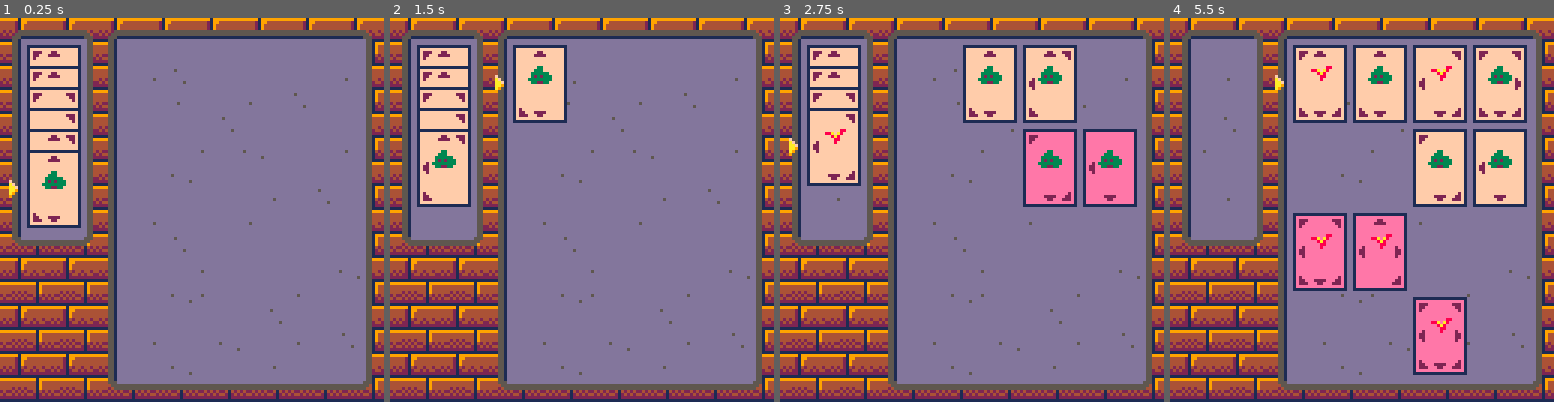
Above: before the commit, frames 1-4 (left to right).
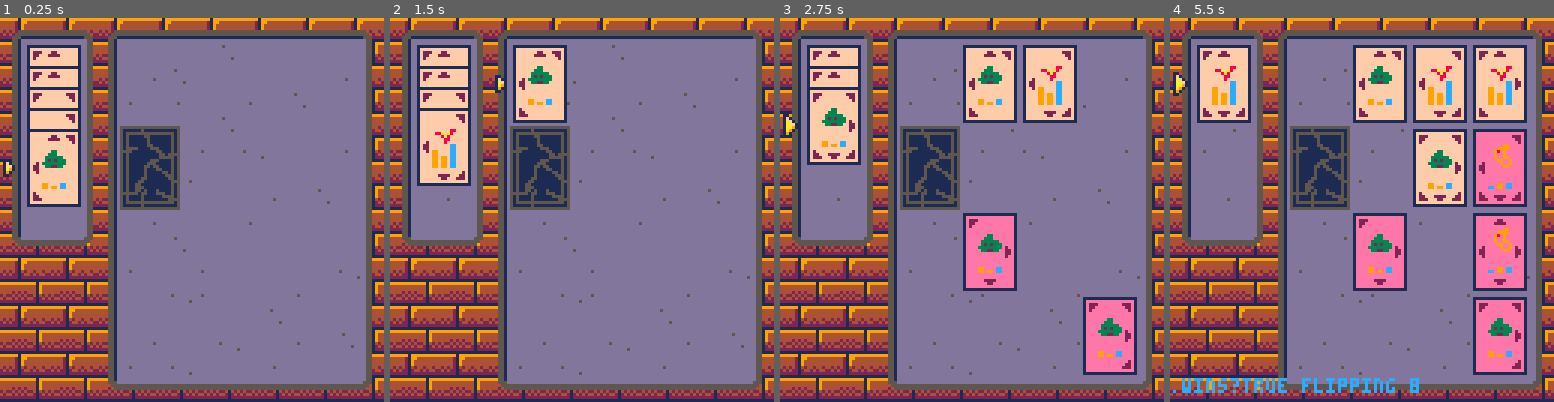
Above: after the commit, the same moments.

Repository: mccxiv/micro-tetra
Game: PICO-8 cartridge tetra.p8
Same seed, same stepped clock (60 frames per second), same inputs: the game is played once before the commit and once after it.
Inputs:
- Up to frame 1 (0.25 s): no input
- Up to frame 2 (1.5 s): tap O (Z key) at 0.7 s
- Up to frame 3 (2.75 s): hold Right 1.6-2.1 s; tap O (Z key) at 1.7, 2.1, 2.5 s; hold Up 2.15-2.42 s; hold Right from 2.47 s (still down)
- Up to frame 4 (5.5 s): tap O (Z key) every 0.4 s from 2.9 to 5.3 s; release Right at 3.03 s; hold Left 3.08-3.58 s; hold Down 3.63-3.97 s; hold Right 4.02-4.68 s; hold Up 4.73-5.03 s; hold Left from 5.08 s (still down)

The runs differ from the first frame. In frame 1, 5.0% of the frame differs, in the area x 0-61%, y 7-92%; in frame 2, 5.2%; in frame 3, 17%; in frame 4, 26%, in the area x 0-93%, y 7-98%.

Commit message:
Make the core match work

Diff:
--- a/tetra.p8
+++ b/tetra.p8
@@ -1,7 +1,7 @@
 pico-8 cartridge // http://www.pico-8.com
 version 32
 __lua__
-// game
+-- game
 
 states = {
 	"setup",
@@ -9,26 +9,33 @@
 	"placement",
 	"enemy",
 	"resolve",
+	"match_end",
 	"victory",
 	"defeat"
 }
 
 function _init ()
+
+	-- state stuff
 	dbg = "" // debugging var
-	sel_deck = 6
+	sel_deck = 5
 	sel_board = 1
 	last_placed_index = nil
 	last_team_turn = rnd({1,2})
+	last_winner = nil
 	state	= "resolve"
+ //state= "match_end"
+	board = {} // 1-16 index
+
+	add_random_blocks()
+
  deck = {
 		generate_card(),
 		generate_card(),
 		generate_card(),
 		generate_card(),
-		generate_card(),
-		generate_card(),
+		generate_card()
 	}
-	board = {} // 1-16 index
 end
 
 function _draw ()
@@ -45,11 +52,110 @@
 		run_resolve_state()
 	elseif state == "enemy" then
 		run_enemy_state()
+	elseif state == "match_end" then
+		run_match_end_state()
 	end
 	print(dbg, 0, 120)
 end
 -->8
-// draw
+-- state logic
+
+function run_selection_state()
+	if is_empty(deck) then
+		state = "match_end"
+		return
+	end
+	last_team_turn = 1
+	if btnp(⬆️) then
+		sel_prev_deck()
+	elseif btnp(⬇️) then
+		sel_next_deck()
+	end
+
+	if btnp(🅾️) then
+		state = "placement"
+	end
+
+	draw_deck_selector()
+	draw_card(
+		deck[sel_deck],
+		loc_deck[sel_deck][1],
+		loc_deck[sel_deck][2]
+	)
+end
+
+function run_placement_state()
+	if btnp(➡️) then
+		sel_board_add(1)
+	elseif btnp(⬅️) then
+		sel_board_add(-1)
+	elseif btnp(⬆️) then
+		sel_board_add(-4)
+	elseif btnp(⬇️) then
+		sel_board_add(4)
+	end
+
+	draw_board_selector()
+	draw_board_sel_card()
+
+	if btnp(🅾️) then
+		local exists = board[sel_board]
+		if not exists then
+			last_placed_index = sel_board
+			board[sel_board] = deck[sel_deck]
+			deck[sel_deck] = nil
+			sel_prev_deck()
+			state = "resolve"
+		end
+	end
+end
+
+function run_resolve_state ()
+	local i = last_placed_index
+	if i ~= nil then
+		resolve(i, true, true)
+	end
+	if last_team_turn == 2 then
+		state = "selection"
+	else
+		state = "enemy"
+	end
+end
+
+function run_enemy_state ()
+	last_team_turn = 2
+	local c = generate_ai_card()
+	local empty = empty_slots()
+	local i = rnd(empty)
+	board[i] = generate_ai_card()
+	last_placed_index = i
+	state = "resolve"
+end
+
+function run_match_end_state ()
+	if last_winner == nil then
+		local me = get_team_count(1)
+		local ai = get_team_count(2)
+
+		if me > ai then
+			last_winner = 1
+		else
+			last_winner = 2
+		end
+	end
+
+	draw_end_match_bg()
+
+	if last_winner == 1 then
+		spr(224, 45, 55, 5, 2)
+	elseif last_winner == 2 then
+		spr(192, 45, 55, 5, 2)
+	end
+end
+
+
+-->8
+-- draw methods
 
 // card rendering sprites
 c_tl=0 // card top left
@@ -74,6 +180,9 @@
 a_b = 57
 a_br = 58
 
+// block sprite
+block_spr = 11
+
 loc_deck = {
 	{6, 6},
 	{6, 13},
@@ -129,7 +238,12 @@
 
 function draw_board ()
 	for i=1,16 do
-		if board[i] ~= nil then
+		if board[i] == "block" then
+			draw_block(
+				loc_board[i][1],
+				loc_board[i][2]
+			)
+		elseif board[i] ~= nil then
 			draw_card(
 				board[i],
 				loc_board[i][1],
@@ -145,8 +259,9 @@
 	end
 	draw_card_base(x, y)
 	pal()
-	draw_arrows(x, y, card)
+	draw_c_arrows(x, y, card)
 	draw_c_sprite(x, y, card)
+	draw_c_stats(x, y, card)
 end
 
 function draw_card_base (x, y)
@@ -166,7 +281,7 @@
 	pal()
 end
 
-function draw_arrows(x, y, card)
+function draw_c_arrows(x,y,card)
 	if card.arrows[1]>0 then
 		spr(a_tl, x, y)
 	end
@@ -197,41 +312,382 @@
 
 function draw_c_sprite(x, y, card)
 	spr(card.sprite, x+8, y+8)
+end
+
+function draw_c_stats(x,y,card)
+	// attack color 9
+	// magic color  12
+	local s = card.stats
+	x = x+8
+	y = y+16
+
+	if s[1] > s[2] then
+		draw_stat(9, 1, s[1], x, y)
+	else
+		draw_stat(12, 1, s[2], x, y)
+	end
+
+	draw_stat(9, 2, s[3], x, y)
+	draw_stat(12, 3, s[4], x, y)
+end
+
+function draw_stat(
+	color_num,
+	column,
+	quantity,
+	tilex,
+	tiley
+)
+	local x = tilex+(3*(column-1))
+
+	if quantity == 0 then
+		local y = tiley+6
+		pset(x  ,y,color_num)
+		pset(x+1,y,color_num)
+		return
+	end
+
+	for i=1,quantity do
+		local y = (tiley+7)-(2*i)
+		pset(x  ,y  ,color_num)
+		pset(x+1,y+1,color_num)
+		pset(x+1,y  ,color_num)
+		pset(x  ,y+1,color_num)
+	end
+end
+
+function draw_block (x, y)
+	spr(11, x, y, 3, 4)
 end
 
 function draw_deck_selector ()
 	local loc = loc_deck[sel_deck]
 	local x =	loc[1]
 	local y = loc[2]
-	spr(48, x-8, y+12)
+	draw_selector(x-8, y+12)
 end
 
 function draw_board_selector ()
 	local loc = loc_board[sel_board]
 	local x =	loc[1]
 	local y = loc[2]
-	spr(48, x-8, y+12)
+
+	local existing = board[sel_board]
+	local off_x = 0
+	local off_y = 0
+
+	if existing then
+		off_x = 4
+		off_y = 4
+	end
+
+	draw_selector(
+		x - 6 + off_x,
+	 y + 12 + off_y
+	)
+end
+
+sel_board_spr = 48
+curr_sel_b_s = sel_board_spr
+sel_board_anim_t = 0
+
+function draw_selector (x, y)
+	local t = sel_board_anim_t
+	local diff = time() - t
+
+	if diff > 0.15 then
+		curr_sel_b_s += 1
+		sel_board_anim_t = time()
+		local last = sel_board_spr+1
+		if curr_sel_b_s > last then
+			curr_sel_b_s = sel_board_spr
+		end
+	end
+
+	spr(curr_sel_b_s, x, y)
 end
 
 function draw_board_sel_card ()
 	local i = sel_board
+	local existing = board[i]
+
+	local off_x = 0
+	local off_y = 0
+
+	if existing then
+		off_x = 4
+		off_y = 4
+	end
+
 	draw_card(
 		deck[sel_deck],
-		loc_board[i][1],
-		loc_board[i][2]
+		loc_board[i][1] + off_x,
+		loc_board[i][2] + off_y
 	)
 end
 
-
+function draw_end_match_bg ()
+	pal(13, 0)
+	map(16, 7, 0, 42, 16, 5)
+	pal()
+end
 -->8
-// cards
+-- helpers
+
+function rndi (i)
+	return flr(rnd(i))+1
+end
+
+function rn1 ()
+	return flr(rnd(2))
+end
+
+-- return random # from a to b
+function rand(a,b)
+  if (a>b) a,b=b,a
+  return a+flr(rnd(b-a+1))
+end--rand(..)
+
+function is_placing(deck_index)
+	return (
+		sel_deck == deck_index
+		and state == "placement"
+	)
+end
+
+function sel_board_add (int)
+	local new = sel_board + int
+	if new >= 1 and new <= 16 then
+		sel_board = new
+	end
+end
+
+function sel_prev_deck ()
+	if is_empty(deck) then
+		return
+	end
+ repeat
+	 sel_deck = sel_deck - 1
+		if sel_deck < 1 then
+			sel_next_deck()
+		end
+	until (deck[sel_deck] ~= nil)
+end
+
+function sel_next_deck ()
+ if is_empty(deck) then
+		return
+	end
+ repeat
+	 sel_deck = sel_deck + 1
+		if sel_deck > 6 then
+			sel_prev_deck()
+		end
+	until (deck[sel_deck] ~= nil)
+end
+
+function board_i_to_pos (index)
+	local i = index-1
+	local y = flr(i / 4)
+	local x = i % 4
+	return {x, y}
+end
+
+function board_pos_to_i (x, y)
+	local i = y * 4 + x
+	return i + 1
+end
+
+function get_adjacent (i)
+	local pos = board_i_to_pos(i)
+	local x = pos[1]
+	local y = pos[2]
+	local coords = {
+		{x-1, y-1},
+		{x  , y-1},
+		{x+1, y-1},
+		{x-1, y  },
+		{x+1, y  },
+		{x-1, y+1},
+		{x  , y+1},
+		{x+1, y+1},
+	}
+	local cards_i = {}
+
+	for c in all(coords) do
+		local x = c[1]
+		local y = c[2]
+		local i = board_pos_to_i(x,y)
+		if board[i] ~= nil then
+			add(cards_i, i)
+		end
+	end
+
+	return cards_i
+end
+
+function tostring(any)
+  if (type(any)~="table") return tostr(any)
+  local str = "{"
+  for k,v in pairs(any) do
+    if (str~="{") str=str..","
+    str=str..tostring(k).."="..tostring(v)
+  end
+  return str.."}"
+end
+
+function debug (any)
+	print(tostring(any))
+end
+
+function points_to (card_i, tar_i)
+	if areblk(card_i, tar_i) then
+		return false
+	end
+	local c = board[card_i]
+	local cpos = board_i_to_pos(card_i)
+	local cx = cpos[1]
+	local cy = cpos[2]
+	local t = board[tar_i]
+	local tpos = board_i_to_pos(tar_i)
+	local tx = tpos[1]
+	local ty = tpos[2]
+	local arr_map = {
+		{-1,-1},
+		{0 ,-1},
+		{1 ,-1},
+		{-1, 0},
+		{1 , 0},
+		{-1, 1},
+		{0 , 1},
+		{1 , 1},
+	}
+
+	for k,v in pairs(c.arrows) do
+		if v == 1 then
+			local rel_pos = arr_map[k]
+			local x_rel = rel_pos[1]
+			local y_rel = rel_pos[2]
+			local x = cx + x_rel
+			local y = cy + y_rel
+			if x == tx and y == ty then
+				return true
+			end
+		end
+	end
+	return false
+end
+
+function resolve (i, can_battle, can_combo)
+	local card = board[i]
+	local adj = get_adjacent(i)
+
+	for k,tar_i in pairs(adj) do
+		local c1 = card
+		local c2 = board[tar_i]
+
+		if same_team(i, tar_i) then
+			return
+		end
+
+		if points_to(i, tar_i) then
+			if points_to(tar_i, i) then
+				if can_battle then
+					if battle(c1, c2) then
+						flip_card(tar_i)
+						resolve(tar_i, false, true)
+					else
+						flip_card(i)
+						resolve(i, false, true)
+					end
+				end
+			else
+				flip_card(tar_i)
+				if can_combo then
+					resolve(tar_i, false, false)
+				end
+			end
+		end
+	end
+end
+
+function same_team (i, tar_i)
+	local c_1 = board[i]
+	local c_2 = board[tar_i]
+	if isblk(i) or isblk(tar_i) then
+		return nil
+	end
+	return c_1.team == c_2.team
+end
+
+function flip_card (i)
+	dbg = dbg.." flipping "..i
+	local team = board[i].team
+	if team == 1 then
+		board[i].team = 2
+	else
+		board[i].team = 1
+	end
+end
+
+function empty_slots ()
+	local empty = {}
+	for i=1,16 do
+		if board[i] == nil then
+			add(empty, i)
+		end
+	end
+	return empty
+end
+
+function is_empty (tbl)
+	return next(tbl) == nil
+end
+
+function get_team_count(team)
+	local qty = 0
+	for i=1,#board do
+		if not isblk(i) then
+			if board[i] ~= nil then
+				if board[i].team == team then
+					qty += 1
+				end
+			end
+		end
+	end
+	return qty
+end
+
+function add_random_blocks ()
+	local qty =	rand(0,6)
+
+	for i=0,qty do
+		// this is flawed because
+		// sometimes we override
+		// but solving this makes it
+		// overly complex so who cares
+		local slot = rand(1, 16)
+		board[slot] = "block"
+
+	end
+end
+
+function isblk (index)
+	return board[index] == "block"
+end
+
+function areblk (i1, i2)
+	return isblk(i1) or isblk(i2)
+end
+-->8
+-- cards
 
 // cards definitions
 c = {}
 
-// sprite id, a, ma, d, md
-c[1] = {64, 0, 2, 1, 1}
-c[2] = {65, 1, 0, 1, 1}
+// spr  id, a, ma,d, md
+c[1] = {64, -1, 0, 1, 1}
+c[2] = {65, 1, 0, 0, 1}
 c[3] = {66, 3, 0, 2, 4}
 
 // example instanced card
@@ -244,7 +700,7 @@
 }
 
 function generate_card ()
-	local id = rndi(3)
+	local id = rndi(#c)
 	return {
 		team = 1, // 2 is ai
 		kind = id,
@@ -274,266 +730,95 @@
 	return card
 end
 -->8
-// helpers
-
-function rndi (i)
-	return flr(rnd(i))+1
-end
-
-function rn1 ()
-	return flr(rnd(2))
-end
-
-function is_placing(deck_index)
-	return (
-		sel_deck == deck_index
-		and state == "placement"
-	)
-end
-
-function sel_board_add (int)
-	local new = sel_board + int
-	if new >= 1 and new <= 16 then
-		sel_board = new
-	end
-end
-
-function sel_prev_deck ()
- repeat
-	 sel_deck = sel_deck - 1
-		if sel_deck < 1 then
-			sel_next_deck()
-		end
-	until (deck[sel_deck] ~= nil)
-end
-
-function sel_next_deck ()
- repeat
-	 sel_deck = sel_deck + 1
-		if sel_deck > 6 then
-			sel_prev_deck()
-		end
-	until (deck[sel_deck] ~= nil)
-end
-
-function board_i_to_pos (index)
-	local i = index-1
-	local y = flr(i / 4)
-	local x = i % 4
-	return {x, y}
-end
-
-function board_pos_to_i (x, y)
-	local i = y * 4 + x
-	return i + 1
-end
-
-function get_adjacent (i)
-	local pos = board_i_to_pos(i)
-	local x = pos[1]
-	local y = pos[2]
-	local coords = {
-		{x-1, y-1},
-		{x  , y-1},
-		{x+1, y-1},
-		{x-1, y  },
-		{x+1, y  },
-		{x-1, y+1},
-		{x  , y+1},
-		{x+1, y+1},
-	}
-	local cards_i = {}
-
-	for c in all(coords) do
-		local x = c[1]
-		local y = c[2]
-		local i = board_pos_to_i(x,y)
-		if board[i] ~= nil then
-			add(cards_i, i)
-		end
-	end
-
-	return cards_i
-end
-
-function tostring(any)
-  if (type(any)~="table") return tostr(any)
-  local str = "{"
-  for k,v in pairs(any) do
-    if (str~="{") str=str..","
-    str=str..tostring(k).."="..tostring(v)
-  end
-  return str.."}"
-end
-
-function debug (any)
-	print(tostring(any))
-end
-
-function points_to (card_i, tar_i)
-	local c = board[card_i]
-	local cpos = board_i_to_pos(card_i)
-	local cx = cpos[1]
-	local cy = cpos[2]
-	local t = board[tar_i]
-	local tpos = board_i_to_pos(tar_i)
-	local tx = tpos[1]
-	local ty = tpos[2]
-	local arr_map = {
-		{-1,-1},
-		{0 ,-1},
-		{1 ,-1},
-		{-1, 0},
-		{1 , 0},
-		{-1, 1},
-		{0 , 1},
-		{1 , 1},
-	}
-
-	for k,v in pairs(c.arrows) do
-		if v == 1 then
-			local rel_pos = arr_map[k]
-			local x_rel = rel_pos[1]
-			local y_rel = rel_pos[2]
-			local x = cx + x_rel
-			local y = cy + y_rel
-			if x == tx and y == ty then
-				return true
-			end
-		end
-	end
-	return false
-end
-
-function resolve (i, battle, combo)
-	local card = board[i]
-	local adj = get_adjacent(i)
-
-	for k,tar_i in pairs(adj) do
-		print("adj card "..tar_i)
-
-		local fights_back = (
-			points_to(tar_i, i)
-			and battle
-		)
-
-		if points_to(i, tar_i) then
-			if same_team(i, tar_i) then
-				return
-			end
-
-			if fights_back then
-				dbg = "battle"
-				local win = true
-				if win then
-					flip_card(tar_i)
-					resolve(tar_i, false, true)
-				else
-					flip_card(i)
-					resolve(i, false, true)
-				end
-			else
-				flip_card(tar_i)
-				if combo then
-					resolve(tar_i, false, false)
-				end
-			end
-		end
-		print("nothing")
-	end
-end
-
-function same_team (i, tar_i)
-	local c_1 = board[i]
-	local c_2 = board[tar_i]
-	return c_1.team == c_2.team
-end
-
-function flip_card (i)
-	local team = board[i].team
-	if team == 1 then
-		board[i].team = 2
+-- battle logic
+
+// returns true if c1 wins
+function battle (c1, c2)
+
+	// phase 1
+	local a1 = c1.stats[1]
+	local a2 = c1.stats[2]
+	local str = get_higher(a1,a2)
+	local att = get_rnd_pow(str)
+	local d = nil
+	if a1 > a2 then
+		d = c2.stats[3]
 	else
-		board[i].team = 1
-	end
-end
-
-function gg ()
-	local empty = {}
-	for i=1,16 do
-		if board[i] == nil then
-			add(empty, i)
-		end
-	end
-	return empty
-end
--->8
-// state logic
-
-function run_selection_state()
-	last_team_turn = 1
-	if btnp(⬆️) then
-		sel_prev_deck()
-	elseif btnp(⬇️) then
-		sel_next_deck()
-	end
-
-	if btnp(🅾️) then
-		state = "placement"
-	end
-
-	draw_deck_selector()
-	draw_card(
-		deck[sel_deck],
-		loc_deck[sel_deck][1],
-		loc_deck[sel_deck][2]
-	)
-end
-
-function run_placement_state()
-	if btnp(➡️) then
-		sel_board_add(1)
-	elseif btnp(⬅️) then
-		sel_board_add(-1)
-	elseif btnp(⬆️) then
-		sel_board_add(-4)
-	elseif btnp(⬇️) then
-		sel_board_add(4)
-	end
-
-	draw_board_selector()
-	draw_board_sel_card()
-
-	if btnp(🅾️) then
-		last_placed_index = sel_board
-		board[sel_board] = deck[sel_deck]
-		deck[sel_deck] = nil
-		sel_prev_deck()
-		state = "resolve"
-	end
-end
-
-function run_resolve_state ()
-	local i = last_placed_index
-	if i ~= nil then
-		resolve(i, true, true)
-	end
-	if last_team_turn == 2 then
-		state = "selection"
+		d = c2.stats[4]
+	end
+	local def = get_rnd_pow(d)
+
+	// phase 2
+	local att2 = rand(0, att)
+	local def2 = rand(0, def)
+
+	// phase 3
+	local c1str = att - att2
+	local c2str = def - def2
+
+	dbg = ".wins?"..tostr(c1str > c2str)
+
+	return c1str > c2str
+end
+
+function get_rnd_pow (str)
+	local lo = str * 16
+	local hi = lo + 15
+	return rand(lo, hi)
+end
+
+function get_higher (v1, v2)
+	if v1 > v2 then
+		return v1
 	else
-		state = "enemy"
-	end
-end
-
-function run_enemy_state ()
-	last_team_turn = 2
-	local c = generate_ai_card()
-	local empt = gg()
-	local i = rnd(empt)
-	board[i] = generate_ai_card()
-	last_placed_index = i
-	state = "resolve"
-end
+		return v2
+	end
+end
+…(45 lines of a section not shown)…
 
 
 
@@ -620,18 +905,18 @@
 
 __map__
 0304043303040404040404040404040500808180818081000000000000000000000000000000000000000000000000000000000000000000000000000000000000000000000000000000000000000000000000000000000000000000000000000000000000000000000000000000000000000000000000000000000000000000
-1314143413141414141414141414141500909190919091000000000000000000000000000000000000000000000000000000000000000000000000000000000000000000000000000000000000000000000000000000000000000000000000000000000000000000000000000000000000000000000000000000000000000000
+1306143413141414140614141414141500909190919091000000000000000000000000000000000000000000000000000000000000000000000000000000000000000000000000000000000000000000000000000000000000000000000000000000000000000000000000000000000000000000000000000000000000000000
 1314163413141606141414141414161500808180818081000000000000000000000000000000000000000000000000000000000000000000000000000000000000000000000000000000000000000000000000000000000000000000000000000000000000000000000000000000000000000000000000000000000000000000
-1314143413141416141416140614141500909190919091000000000000000000000000000000000000000000000000000000000000000000000000000000000000000000000000000000000000000000000000000000000000000000000000000000000000000000000000000000000000000000000000000000000000000000
+1314143413161416141416140614141500909190919091000000000000000000000000000000000000000000000000000000000000000000000000000000000000000000000000000000000000000000000000000000000000000000000000000000000000000000000000000000000000000000000000000000000000000000
 1314063413141414140614141414141500808180818081000000000000000000000000000000000000000000000000000000000000000000000000000000000000000000000000000000000000000000000000000000000000000000000000000000000000000000000000000000000000000000000000000000000000000000
-1316143413141414161426141414161500909190919091000000000000000000000000000000000000000000000000000000000000000000000000000000000000000000000000000000000000000000000000000000000000000000000000000000000000000000000000000000000000000000000000000000000000000000
+1316143413061414161426141414161500909190919091000000000000000000000000000000000000000000000000000000000000000000000000000000000000000000000000000000000000000000000000000000000000000000000000000000000000000000000000000000000000000000000000000000000000000000
 1314143413141426141414141414141500000000000000000000000000000000000000000000000000000000000000000000000000000000000000000000000000000000000000000000000000000000000000000000000000000000000000000000000000000000000000000000000000000000000000000000000000000000
-1314163413141414141414161406141500000000000000000000000000000000000000000000000000000000000000000000000000000000000000000000000000000000000000000000000000000000000000000000000000000000000000000000000000000000000000000000000000000000000000000000000000000000
-1314143413141614141416141414141500000000000000000000000000000000000000000000000000000000000000000000000000000000000000000000000000000000000000000000000000000000000000000000000000000000000000000000000000000000000000000000000000000000000000000000000000000000
-2324243513141406141414141414141500000000000000000000000000000000000000000000000000000000000000000000000000000000000000000000000000000000000000000000000000000000000000000000000000000000000000000000000000000000000000000000000000000000000000000000000000000000
-0000000013141414161414141414261500000000000000000000000000000000000000000000000000000000000000000000000000000000000000000000000000000000000000000000000000000000000000000000000000000000000000000000000000000000000000000000000000000000000000000000000000000000
-0000000013141426161414141614141500000000000000000000000000000000000000000000000000000000000000000000000000000000000000000000000000000000000000000000000000000000000000000000000000000000000000000000000000000000000000000000000000000000000000000000000000000000
+1314163413141414141414161406141504040404040404040404040404040404040000000000000000000000000000000000000000000000000000000000000000000000000000000000000000000000000000000000000000000000000000000000000000000000000000000000000000000000000000000000000000000000
+1314143413141614141416141414141514141414141414141414141414141414140000000000000000000000000000000000000000000000000000000000000000000000000000000000000000000000000000000000000000000000000000000000000000000000000000000000000000000000000000000000000000000000
+2324243513141406141414141414141514141414141414141414141414141414140000000000000000000000000000000000000000000000000000000000000000000000000000000000000000000000000000000000000000000000000000000000000000000000000000000000000000000000000000000000000000000000
+0000000013161414161414141414261514141414141414141414141414141414140000000000000000000000000000000000000000000000000000000000000000000000000000000000000000000000000000000000000000000000000000000000000000000000000000000000000000000000000000000000000000000000
+0000000013141426161414141614141524242424242424242424242424242424240000000000000000000000000000000000000000000000000000000000000000000000000000000000000000000000000000000000000000000000000000000000000000000000000000000000000000000000000000000000000000000000
 0000000013141414141414061414141500000000000000000000000000000000000000000000000000000000000000000000000000000000000000000000000000000000000000000000000000000000000000000000000000000000000000000000000000000000000000000000000000000000000000000000000000000000
 0000000013141614142614141614061500000000000000000000000000000000000000000000000000000000000000000000000000000000000000000000000000000000000000000000000000000000000000000000000000000000000000000000000000000000000000000000000000000000000000000000000000000000
-0000000013141426141414161414141500000000000000000000000000000000000000000000000000000000000000000000000000000000000000000000000000000000000000000000000000000000000000000000000000000000000000000000000000000000000000000000000000000000000000000000000000000000
+0000000013161426141414161414141500000000000000000000000000000000000000000000000000000000000000000000000000000000000000000000000000000000000000000000000000000000000000000000000000000000000000000000000000000000000000000000000000000000000000000000000000000000
 0000000023242424242424242424242500000000000000000000000000000000000000000000000000000000000000000000000000000000000000000000000000000000000000000000000000000000000000000000000000000000000000000000000000000000000000000000000000000000000000000000000000000000
Not shown, changed: 78 lines of the sprite sheet (__gfx__) section of tetra.p8
